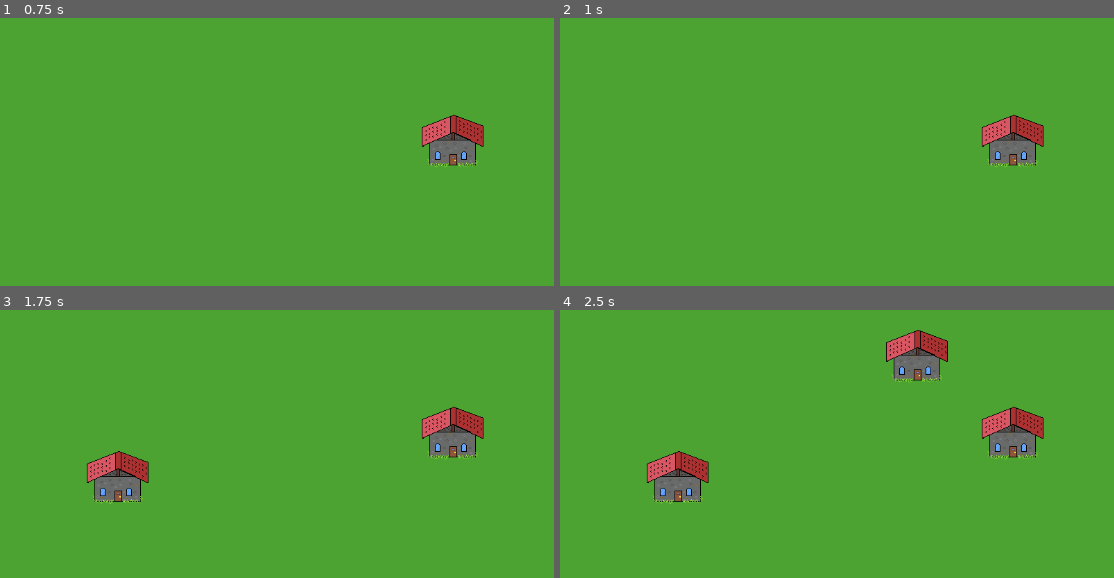
Above: before the commit, frames 1-4 (two rows, left to right).
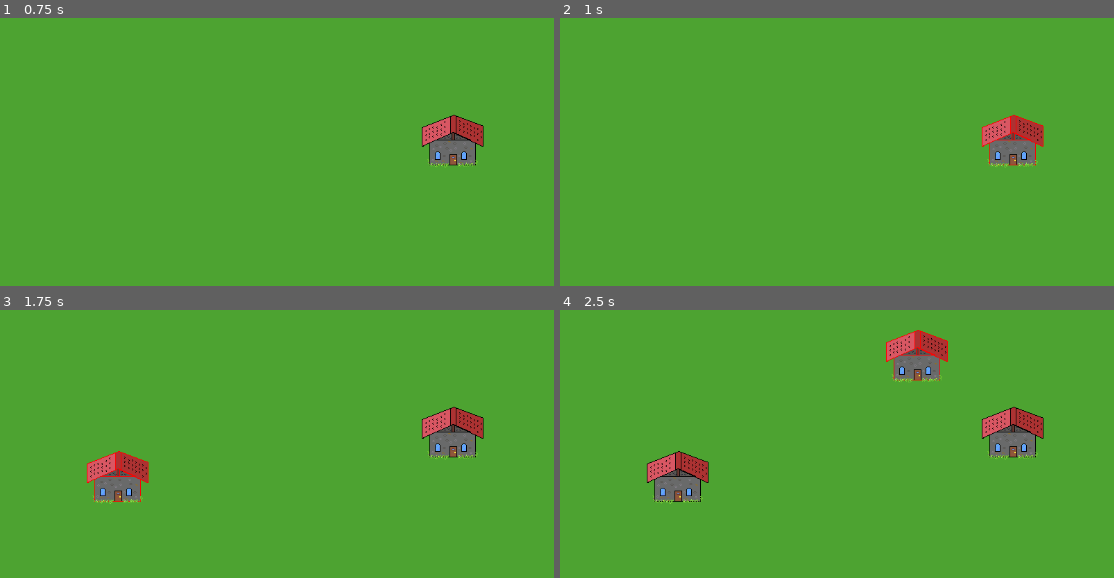
Above: after the commit, the same moments.

Repository: Final-Parsec/godot-placement-with-collision-detection
Game: Godot game, scene res://main.tscn
Same seed, same stepped clock (60 frames per second), same inputs: the game is played once before the commit and once after it.
Inputs (mouse positions are in pixels of both pictures, inside the frame that each line leads up to):
- Up to frame 1 (0.75 s): tap Enter at 0.5 s; move the mouse to (454, 138) at 0.52 s; click (454, 138) at 0.6 s
- Up to frame 2 (1 s): no input
- Up to frame 3 (1.75 s): tap Space at 1.25 s; move the mouse to (116, 476) at 1.27 s; click (116, 476) at 1.35 s
- Up to frame 4 (2.5 s): move the mouse to (920, 352) at 2.02 s; click (920, 352) at 2.1 s

Frame 1 is identical in both runs. In frame 2, 0.3% of the frame differs, in the area x 75-88%, y 35-56%; in frame 3, 0.3%; in frame 4, 0.3%.

Commit message:
invalid placement message

Diff:
--- a/main.gd
+++ b/main.gd
@@ -6,7 +6,7 @@
 
 # Called when the node enters the scene tree for the first time.
 func _ready() -> void:
-	pass # Replace with function body.
+	$InvalidPlacementMessage.visible = false
 
 
 # Called every frame. 'delta' is the elapsed time since the previous frame.
@@ -18,7 +18,11 @@
 	if event.is_action_released("place_house") && can_build:
 		var house = house_scene.instantiate()
 		house.position = get_global_mouse_position()
-		add_child(house)
+		$HouseContainer.add_child(house)
+
+	if event.is_action_released("place_house") && !can_build:
+		$InvalidPlacementMessage.visible = true
+		$HideInvalidPlacementMessage.start()
 
 func _physics_process(delta: float) -> void:
 	var world_space = get_world_2d().direct_space_state
@@ -35,3 +39,7 @@
 	else:
 		can_build = false
 		$CursorIndicator.animation = "invalid"
+
+
+func _on_hide_invalid_placement_message_timeout() -> void:
+	$InvalidPlacementMessage.visible = false
--- a/main.tscn
+++ b/main.tscn
@@ -36,7 +36,22 @@
 script = ExtResource("1_ods6b")
 house_scene = ExtResource("2_iad2n")
 
+[node name="HouseContainer" type="Node2D" parent="."]
+
 [node name="CursorIndicator" type="AnimatedSprite2D" parent="."]
 sprite_frames = SubResource("SpriteFrames_r6lr1")
 animation = &"invalid"
 script = ExtResource("3_m2mtc")
+
+[node name="InvalidPlacementMessage" type="Label" parent="."]
+offset_left = 341.0
+offset_top = 282.0
+offset_right = 853.0
+offset_bottom = 365.0
+theme_override_font_sizes/font_size = 60
+text = "Can't Build There!"
+
+[node name="HideInvalidPlacementMessage" type="Timer" parent="."]
+wait_time = 2.0
+
+[connection signal="timeout" from="HideInvalidPlacementMessage" to="." method="_on_hide_invalid_placement_message_timeout"]
